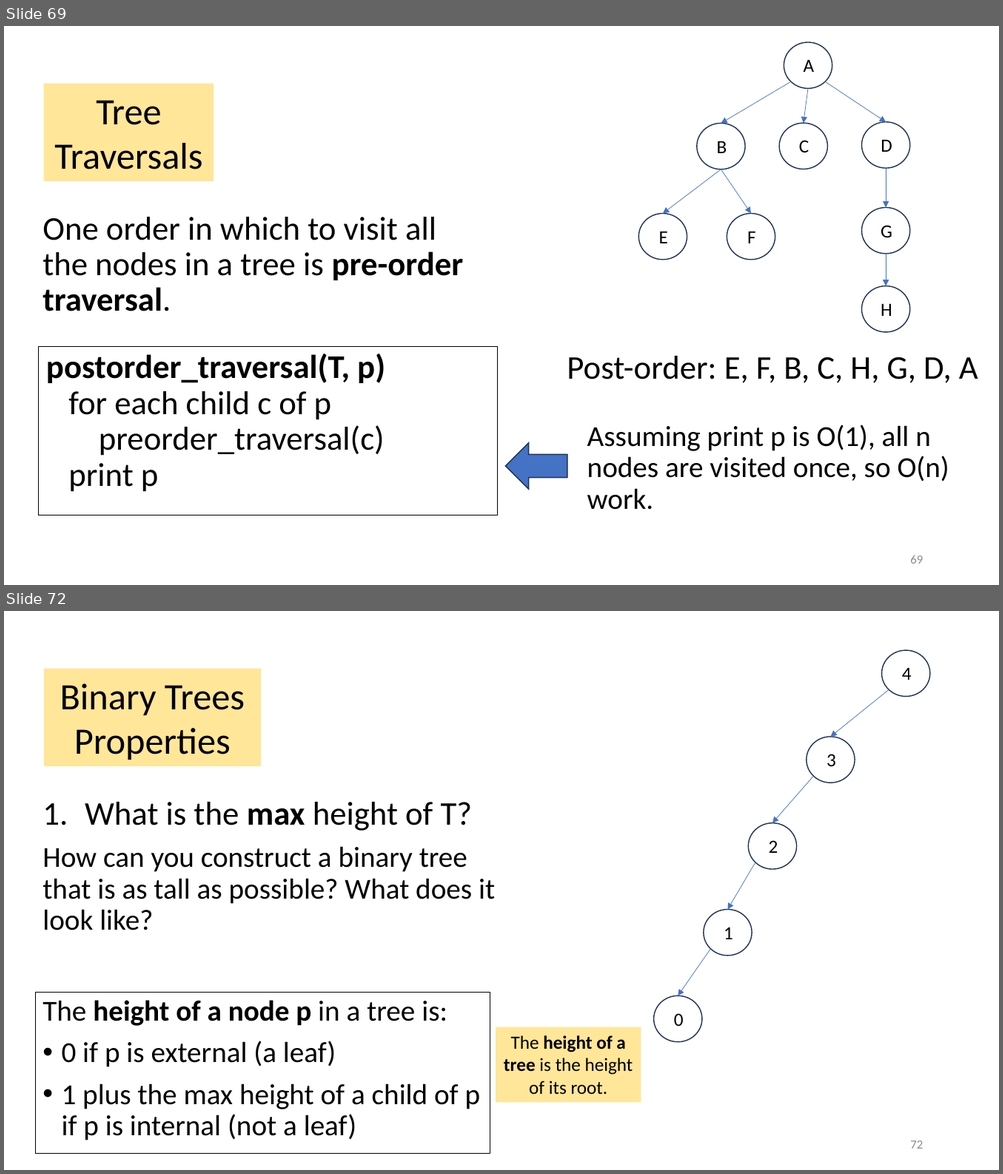
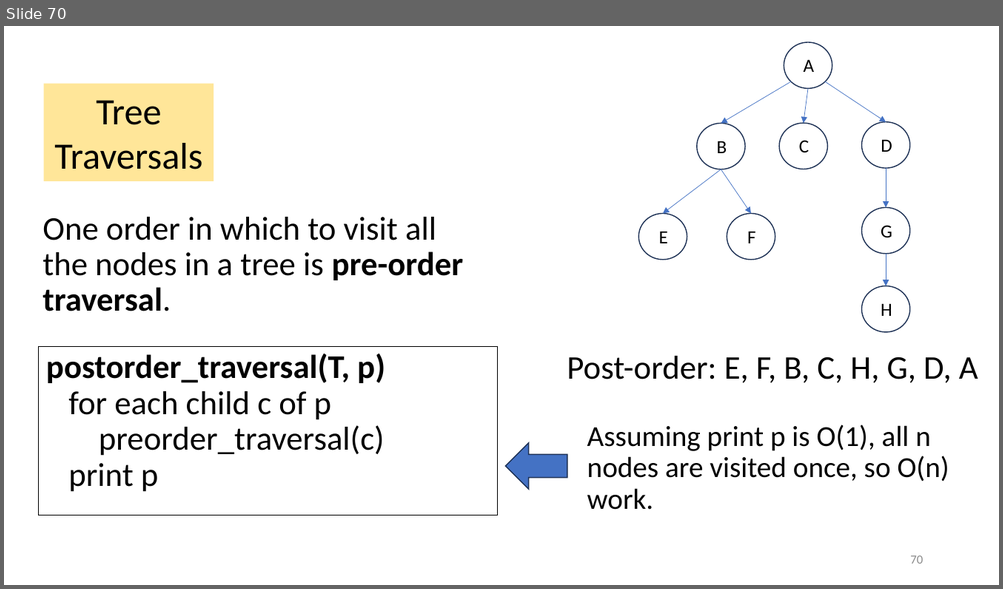
Before and after one commit to tjd1234/cmpt225summer2023, a slide deck: lecture_notes/week5/week5_trees.pptx. Shown one above the other, each under a label of ours: slides 69 and 72 before the commit, slide 70 after it; the slides between them are not shown. The pictures are 1003x1174 and 1003x589 pixels, drawn with LibreOffice and Linux fonts; fonts in the diff are those of the drawing. Boxes give left, top, right and bottom in pixels: in the first picture for what was removed or moved away, otherwise in the second. Text is boxed around its words. In the diff, an @@ line names an element or a change of style, - is before the commit and + after.

```diff
--- a/lecture_notes/week5/week5_trees.pptx
+++ b/lecture_notes/week5/week5_trees.pptx
@@ slide 72 removed at bbox=[4, 611, 999, 1170], background #FFFFFF @@
@@ rectangle removed at bbox=[43, 669, 261, 766] @@
-Binary Trees Properties
@@ text removed at bbox=[42, 802, 495, 931] @@
-1. What is the max height of T?
-How can you construct a binary tree that is as tall as possible? What does it look like?
@@ group removed at bbox=[654, 650, 930, 1042]: 5 texts, 5 ellipses, 4 arrows @@
-4
-3
-0
-2
-1
@@ rectangle removed at bbox=[35, 992, 490, 1153] @@
-The height of a node p in a tree is:
-• 0 if p is external (a leaf)
-• 1 plus the max height of a child of p
-  if p is internal (not a leaf)
@@ rectangle removed at bbox=[495, 1028, 641, 1102] @@
-The height of a tree is the height of its root.
@@ page number removed at bbox=[910, 1141, 922, 1149] @@
-72
@@ what was slide 69 is now slide 70 @@
@@ page number at bbox=[910, 556, 922, 564]: text changed @@
-69
+70
```
Also in this commit, not shown: 1 slide added, 16 other slides removed, 1 other file.
